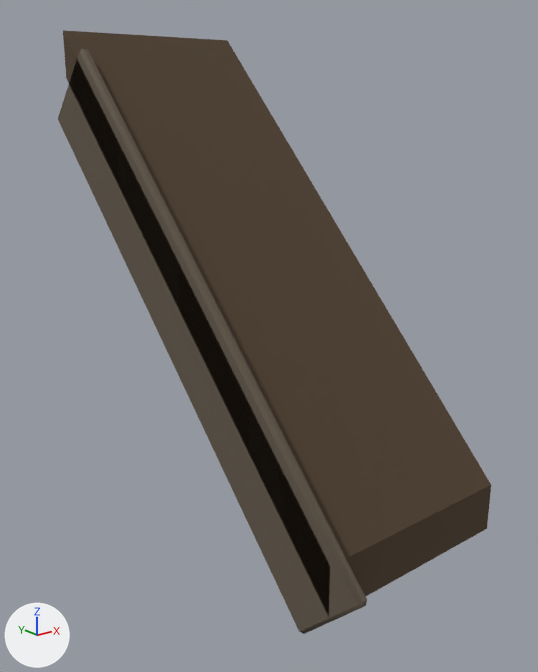
Two versions of the glTF model godot/assets/props/modelle/dach_ortgang_1m_l.glb, one commit apart.
One viewpoint serves both versions: a 50 mm lens placed at (-1.344, -0.871, 1.143), pointed at (-0.273, 0.468, 0.607). The axes (+X, +Y, +Z) are drawn at lower left. The lights are the same throughout. The picture after the commit comes second. Vertices at exactly the same position are counted once.

Names of what the first picture shows: 'dach_ortgang_1m_l'.
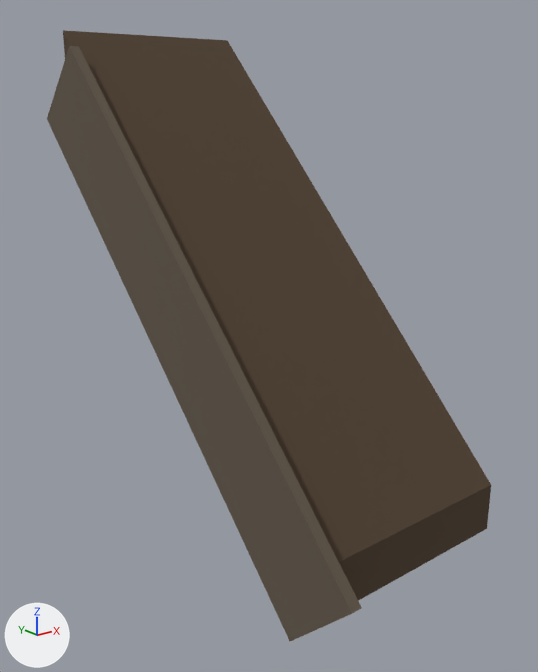
Changed parts and their boxes (x1, y1, x2, y2) in the pictures (538 x 672 px):
'dach_ortgang_1m_l', reshaped: before (58, 30, 491, 634); after (47, 30, 491, 641)
part 1 of me_dach_ortgang_1m_l, rebuilt: before (58, 49, 367, 634); after (47, 46, 362, 641)

Edits to the bpy script that builds the scene:
```text
Change me_dach_ortgang_1m_l:
    used by ob_dach_ortgang_1m_l; location = (0.0, 0.0, 0.0)
    remove me_dach_ortgang_1m_l.from_pydata(...)  # 78 vertices, 148 faces; spans x -0.5..0.0, y -0.079..1.079, z 0.107..1.313
    add me_dach_ortgang_1m_l.from_pydata(...)  # 50 vertices, 92 faces; spans x -0.525..0.0, y -0.085..1.085, z 0.102..1.313
    me_dach_ortgang_1m_l part 1: the loose piece of 48 vertices spanning x -0.5..-0.475, y -0.079..1.079, z 0.107..1.266 is rebuilt with 20 vertices and now spans x -0.525..-0.5, y -0.085..1.085, z 0.102..1.271
```
